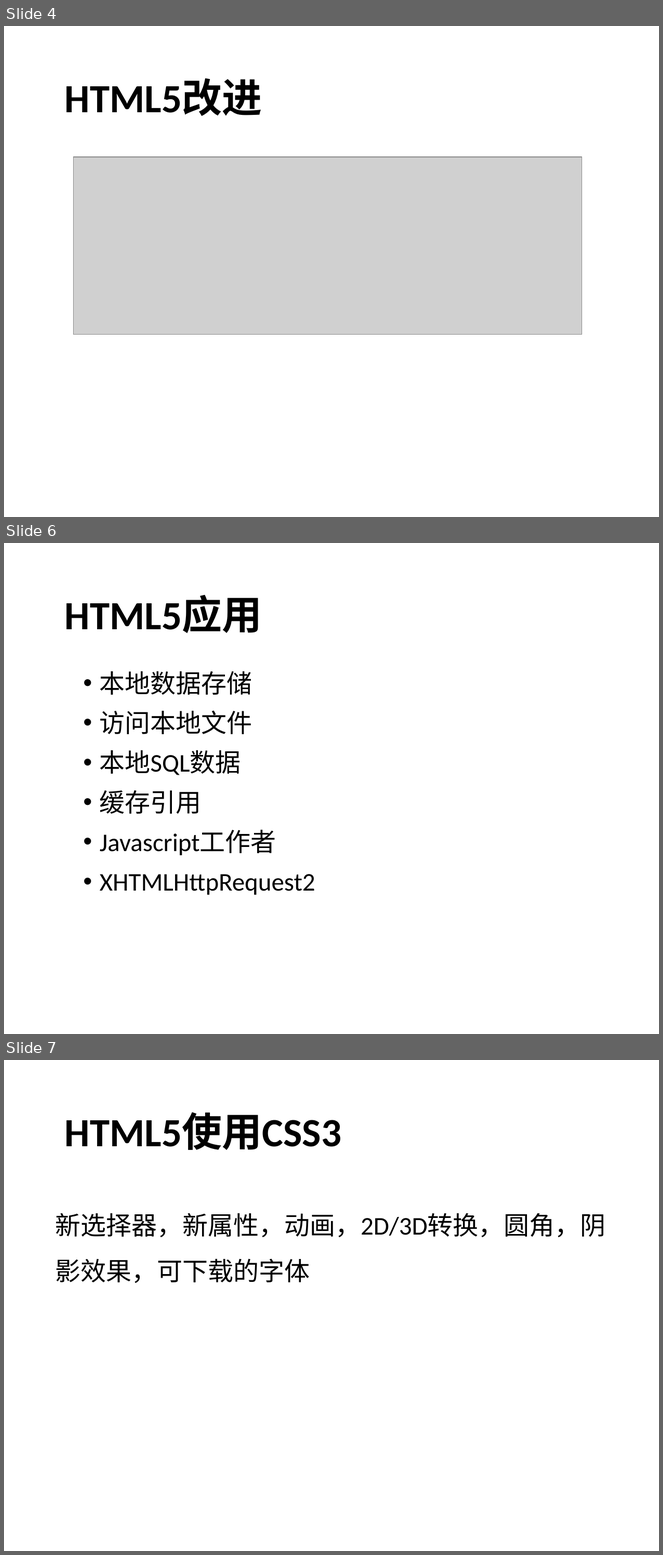
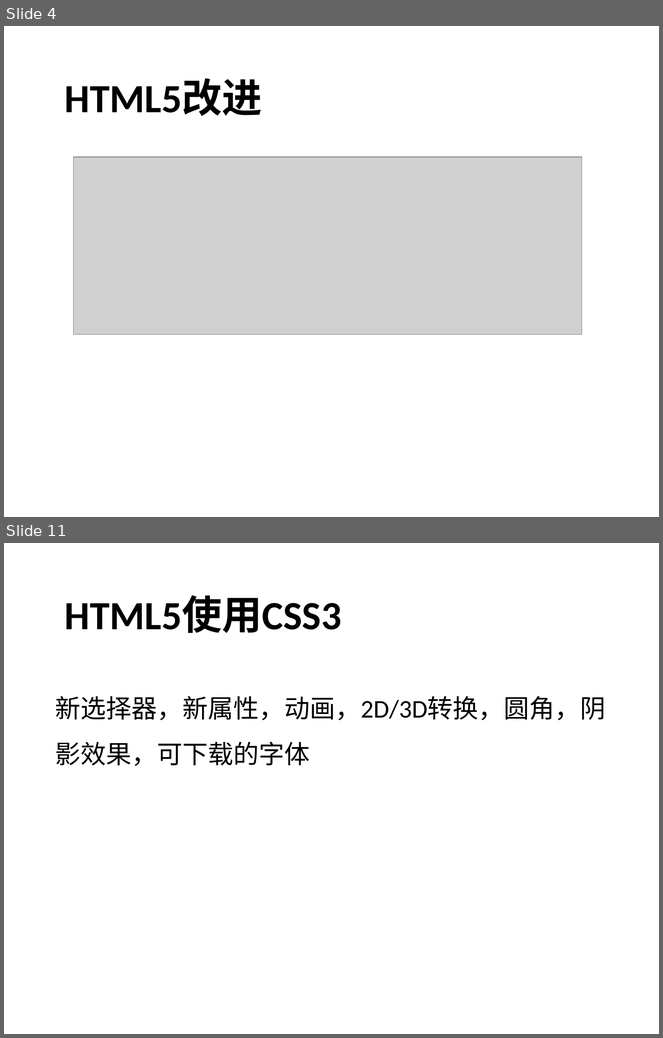
Before and after one commit to EvaSummers/sharing, a slide deck: HTML5_sharing.ppt. Shown one above the other, each under a label of ours: slides 4, 6 and 7 before the commit, slides 4 and 11 after it; the slides between them are not shown. The pictures are 663x1555 and 663x1038 pixels, drawn with LibreOffice and Linux fonts; fonts in the diff are those of the drawing; grey boxes stand for pictures; background and template pictures are left out. Boxes give left, top, right and bottom in pixels: in the first picture for what was removed or moved away, otherwise in the second. Text is boxed around its words. In the diff, an @@ line names an element or a change of style, - is before the commit and + after.

```diff
--- a/HTML5_sharing.ppt
+++ b/HTML5_sharing.ppt
@@ slide 6 removed at (4, 543, 659, 1034), background picture (left out) @@
@@ title removed at (65, 596, 262, 633) @@
-HTML5应用
@@ text removed at (100, 671, 315, 895) @@
-• 本地数据存储
-• 访问本地文件
-• 本地SQL数据
-• 缓存引用
-• Javascript工作者
-• XHTMLHttpRequest2
@@ what was slide 7 is now slide 11 @@
```
Also in this commit, not shown: 6 slides added, 2 other slides removed, 1 other file.
